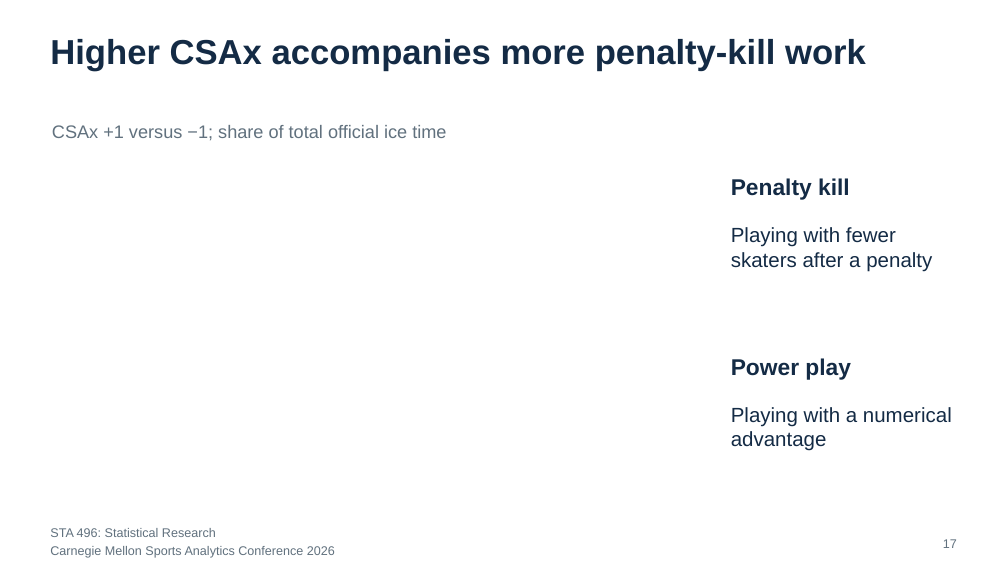
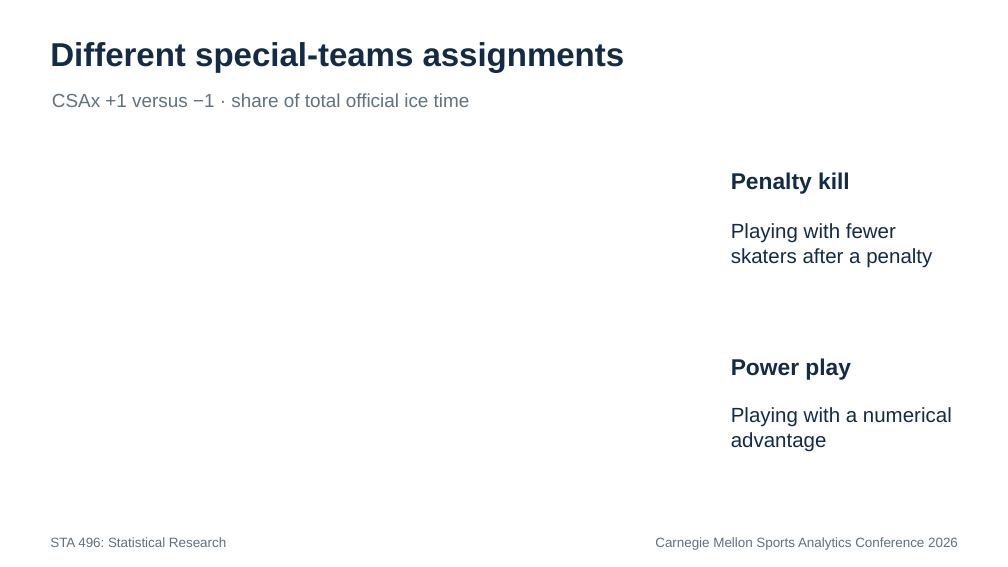
Before and after one commit to RentoSaijo/CSAx_STA496, a slide deck: slide 32 of reports/presentation.pptx (slide 17 before the commit). Drawn at 1008x567 pixels with LibreOffice and Linux fonts; fonts in the diff are those of the drawing. Boxes give left, top, right and bottom in pixels: in the first picture for what was removed or moved away, otherwise in the second. Text is boxed around its words. In the diff, an @@ line names an element or a change of style, - is before the commit and + after.

```diff
--- a/reports/presentation.pptx
+++ b/reports/presentation.pptx
@@ text removed at (50,39,866,71) @@
-Higher CSAx accompanies more penalty-kill work
@@ text added at (50,42,625,72), 31.5 pt, text #142B45, bold @@
+Different special-teams assignments
@@ text at (52,93,470,107): text changed; size 17.2 to 18 pt @@
-CSAx +1 versus −1; share of total official ice time
+CSAx +1 versus −1 · share of total official ice time
@@ text "Penalty kill": place and size @@
-text "Penalty kill" at (731,178,850,200)
+text "Penalty kill" at (731,172,850,194)
@@ text "Playing with fewer skaters after ...": place and size @@
-text "Playing with fewer skaters after ..." at (731,227,932,272)
+text "Playing with fewer skaters after ..." at (731,223,932,268)
@@ text "STA 496: Statistical Research": place and size @@
-text "STA 496: Statistical Research" at (50,528,216,537)
+text "STA 496: Statistical Research" at (50,537,226,547)
@@ text "STA 496: Statistical Research" at (50,537,226,547): size 12 to 12.8 pt @@
@@ text "Carnegie Mellon Sports Analytics Conference ...": place and size @@
-text "Carnegie Mellon Sports Analytics Conference ..." at (50,546,335,558)
+text "Carnegie Mellon Sports Analytics Conference ..." at (655,537,958,550)
@@ text "Carnegie Mellon Sports Analytics Conference ..." at (655,537,958,550): size 12 to 12.8 pt; alignment left to right @@
@@ text removed at (943,539,957,548) @@
-17
```
Also in this commit, not shown: 20 other slides changed, 24 slides added, 9 slides removed, 1 other file.
